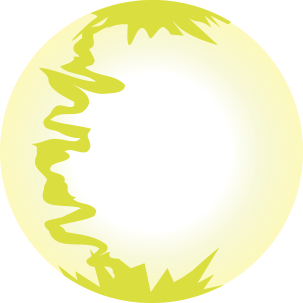
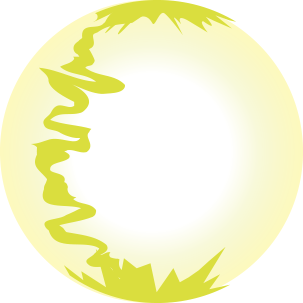
Layers edited between the first and the second 303 × 303 image:
added layer "3" above "2" over [64, 0, 236, 303]
hid "Objeto inteligente vectorial" (6th of 8) over [58, 247, 224, 303]
hid "Objeto inteligente vectorial" (7th of 8) over [72, 0, 231, 45]
